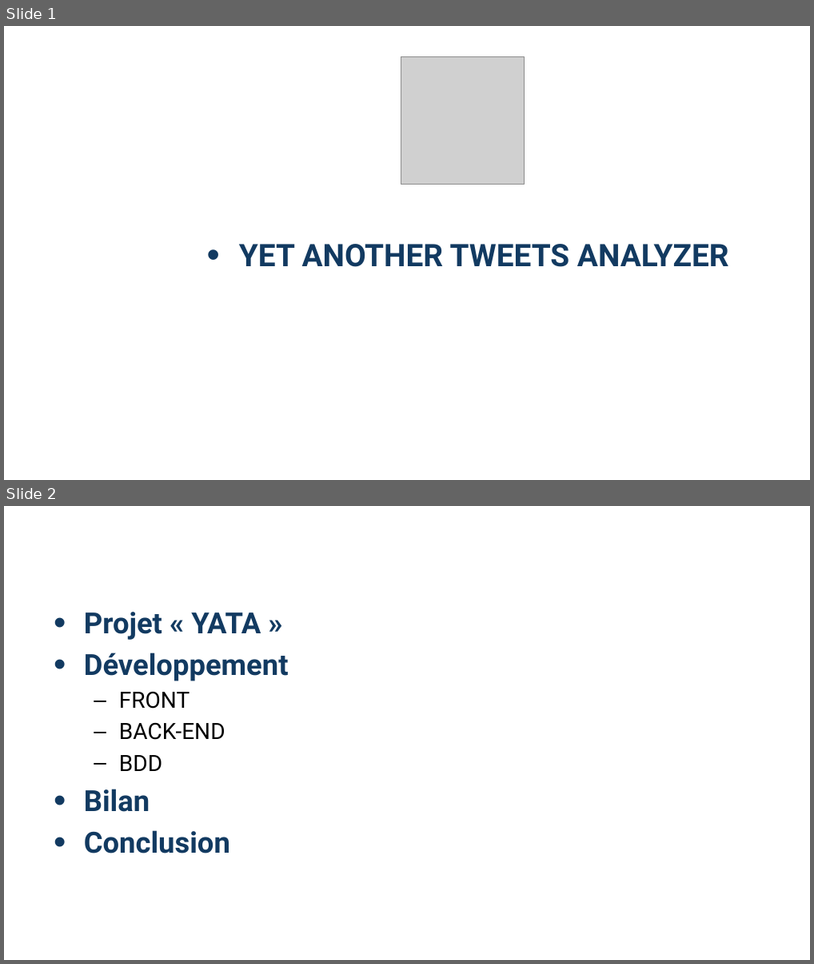
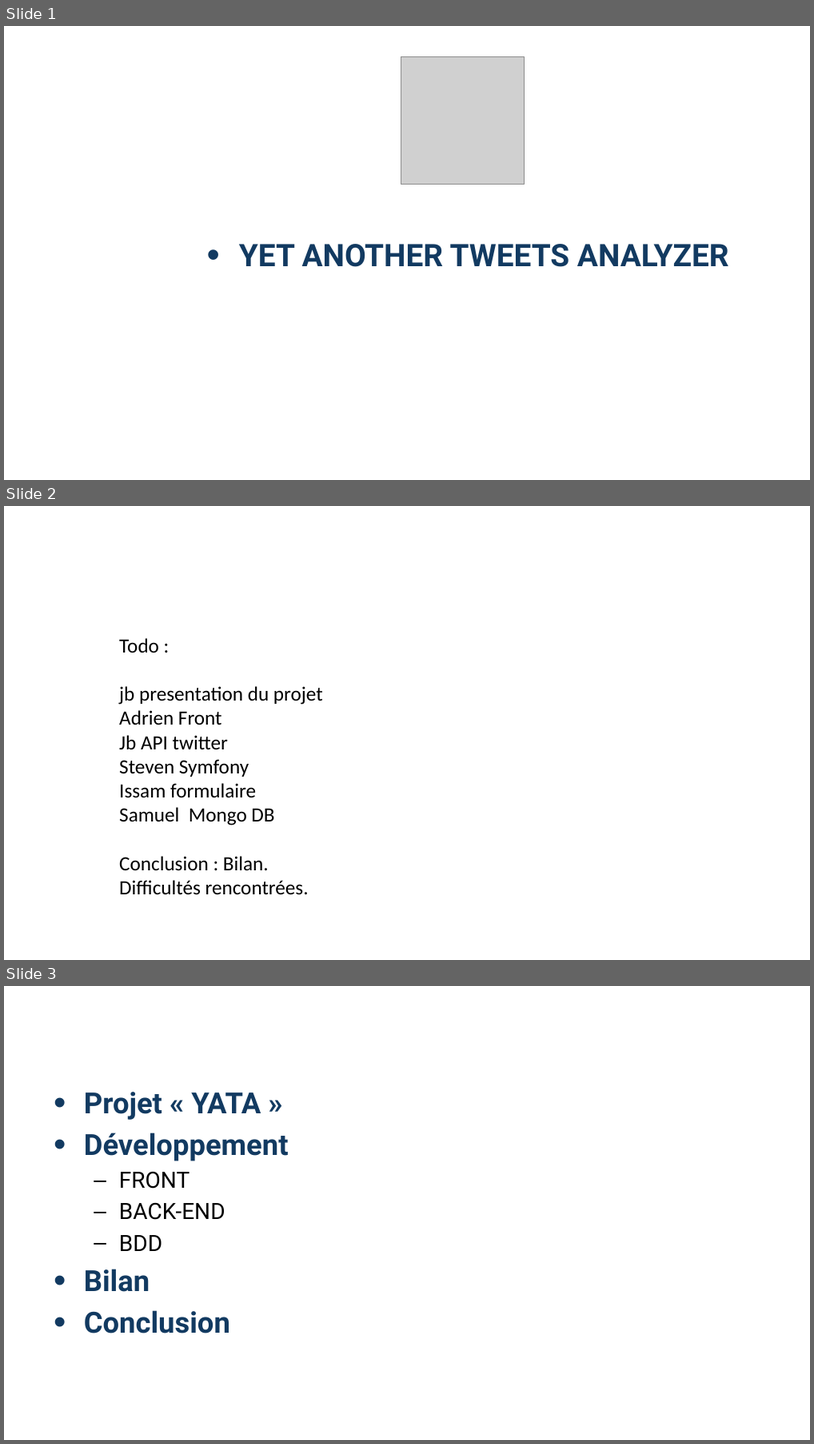
Before and after one commit to Aukraiser/YetAnotherTweetsAnalyzer, a slide deck: docs/Yata.pptx. Shown one above the other, each under a label of ours: slides 1 and 2 before the commit, slides 1, 2 and 3 after it. The pictures are 814x964 and 814x1444 pixels, drawn with LibreOffice and Linux fonts; fonts in the diff are those of the drawing; grey boxes stand for pictures; background and template pictures are left out. Boxes give left, top, right and bottom in pixels: in the first picture for what was removed or moved away, otherwise in the second. Text is boxed around its words. In the diff, an @@ line names an element or a change of style, - is before the commit and + after.

```diff
--- a/docs/Yata.pptx
+++ b/docs/Yata.pptx
@@ slide 2 added at bbox=[4, 506, 810, 960], background picture (left out) @@
@@ text added at bbox=[32, 537, 346, 562], 15 pt, text #FFFFFF, bold @@
+Sommaire
@@ text added at bbox=[119, 638, 323, 895], 18 pt, text #000000 @@
+Todo :
+jb presentation du projet
+Adrien Front
+Jb API twitter
+Steven Symfony
+Issam formulaire
+Samuel Mongo DB
+Conclusion : Bilan.
+Difficultés rencontrées.
@@ what was slide 2 is now slide 3 @@
```
Also in this commit, not shown: 2 other slides added.
